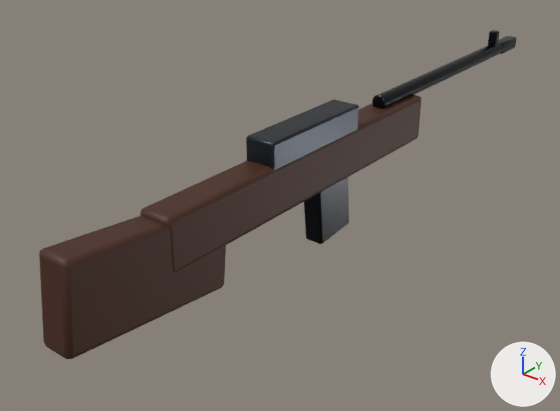
A saved change to the glTF model assets/models/weapons/m14.glb.
Rendered twice from a 50 mm lens placed at (0.546, -0.673, 0.383), pointed at (-0.06, 0.084, -0.087). Arrows for +X, +Y and +Z are at lower right; the lights stay in place. The older version comes first. Vertices at exactly the same position are counted once.

The first picture shows 'M14'.
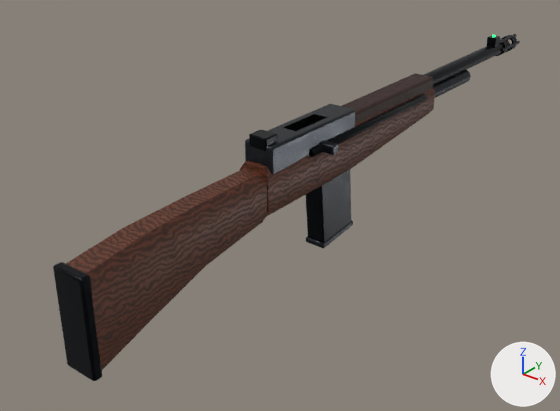
Boxes (x1, y1, x2, y2) around the edits, measured in the pictures (560 x 411 px; the box of a moved part takes in the faces that stretch with it):
'M14', reshaped
    before: (39, 30, 516, 359)
    after: (53, 34, 520, 381)
part 1 of me_cube, moved or reshaped
    before: (304, 177, 349, 244)
    after: (305, 170, 351, 243)
part 2 of me_cube, added
    after: (501, 41, 520, 51)
part 3 of me_cube, moved or reshaped
    before: (246, 99, 359, 170)
    after: (486, 35, 500, 48)
part 4 of me_cube, added
    after: (249, 130, 277, 151)
part 5 of me_cube, moved or reshaped
    before: (140, 95, 421, 273)
    after: (342, 73, 433, 123)
part 6 of me_cube, added
    after: (245, 104, 356, 174)
part 7 of me_cube, moved or reshaped
    before: (498, 36, 516, 54)
    after: (319, 140, 338, 155)
part 8 of me_cube, added
    after: (306, 220, 353, 248)
part 9 of me_cube, moved or reshaped
    before: (39, 216, 226, 359)
    after: (284, 114, 325, 131)
part 10 of me_cube, moved or reshaped (not visible afterwards)
    before: (488, 30, 499, 47)
part 11 of me_cube, rebuilt
    before: (372, 39, 510, 109)
    after: (423, 40, 510, 85)
part 12 of me_cube, added (brown)
    after: (53, 34, 517, 381)

What changed in the scene script:
```text
Add mat_chrome:
    mat_chrome = bpy.data.materials.new('Chrome')
    # colours: light grey #c2c7d1
    # uses the picture img_gun_steel_normal
Add mat_bakelite:
    mat_bakelite = bpy.data.materials.new('Bakelite')
    # uses the picture img_bakelite_albedo
    # uses the picture img_bakelite_normal
    # uses the picture img_bakelite_roughness
Change me_cube:
    remove me_cube.from_pydata(...)  # 416 vertices, 804 faces; spans x -0.022..0.022, y -0.334..0.68, z -0.123..0.07
    add me_cube.from_pydata(...)  # 1074 vertices, 2064 faces; spans x -0.023..0.043, y -0.31..0.686, z -0.13..0.064
    me_cube part 1: the loose piece of 56 vertices spanning x -0.014..0.014, y 0.071..0.149, z -0.123..-0.013 is scaled about its middle by (1.04, 1.02, 1.04), then moved by (0.0, 0.005, 0.0)
    me_cube part 2: a new loose piece, a box spanning x 0.01..0.0132, y 0.614..0.686, z 0.0337..0.0383, in mat_darksteel
    me_cube part 3: the loose piece of 56 vertices spanning x -0.021..0.021, y -0.03..0.15, z 0.013..0.059 is scaled about its middle by (0.385, 0.0955, 0.536), then moved by (0.0, 0.54, 0.012), in mat_darksteel
    me_cube part 4: the loose piece of 56 vertices spanning x -0.021..0.021, y -0.03..0.15, z 0.013..0.059 is copied, and the copy is scaled about its middle by (0.629, 0.115, 0.336), then moved by (0.0, -0.082, 0.02), in mat_darksteel; it spans x -0.013..0.013, y -0.033..-0.011, z 0.048..0.064
    me_cube part 5: the loose piece of 56 vertices spanning x -0.022..0.022, y -0.2..0.32, z -0.039..0.029 is scaled about its middle by (0.79, 0.42, 0.32), then moved by (0.0, 0.19, 0.041), in mat_bakelite
    me_cube part 6: the loose piece of 56 vertices spanning x -0.021..0.021, y -0.03..0.15, z 0.013..0.059 is copied, and the copy is scaled about its middle by (1, 0.972, 0.906), then moved by (0.0, -0.005, -0.002); it spans x -0.021..0.021, y -0.032..0.142, z 0.013..0.055
    me_cube part 7: the loose piece of 56 vertices spanning x -0.01..0.01, y 0.62..0.68, z 0.026..0.046 is scaled about its middle by (1.21, 0.182, 0.618), then moved by (0.032, -0.585, -0.008), in mat_gunmetal
    me_cube part 8: the loose piece of 56 vertices spanning x -0.014..0.014, y 0.071..0.149, z -0.123..-0.013 is copied, and the copy is multiplied about its middle by the matrix ((1.186, 0.0, 0.0), (0.0, 1.077, 0.107), (0.0, 0.107, 0.073)), then moved by (0.0, 0.01, -0.054), in mat_gunmetal; it spans x -0.015..0.015, y 0.084..0.156, z -0.13..-0.114
    me_cube part 9: the loose piece of 56 vertices spanning x -0.021..0.021, y -0.334..-0.106, z -0.091..0.035 is multiplied about its middle by the matrix ((0.628, 0.0, 0.0), (0.0, 0.309, -0.033), (0.0, 0.013, 0.125)), then moved by (0.0, 0.28, 0.076), in mat_chrome
    me_cube part 10: the loose piece of 56 vertices spanning x -0.007..0.007, y 0.592..0.608, z 0.042..0.07 is scaled about its middle by (0.317, 0.346, 0.543), in mat_tritiumsight (green #24ff7a, glowing green #24ff7a)
    me_cube part 11: the loose piece of 80 vertices spanning x -0.011..0.011, y 0.23..0.65, z 0.025..0.047 is rebuilt with 110 vertices and now spans x -0.011..0.011, y 0.25..0.65, z 0.025..0.047
    me_cube part 12: 452 vertices added at x -0.023..0.029, y -0.31..0.686, z -0.107..0.049
    add me_cube.materials.append(mat_bakelite)
    add me_cube.materials.append(mat_chrome)
    add me_cube.materials.append(mat_boredark)  # black #040405
    add me_cube.materials.append(mat_tritiumsight)  # green #24ff7a, glowing green #24ff7a
```
